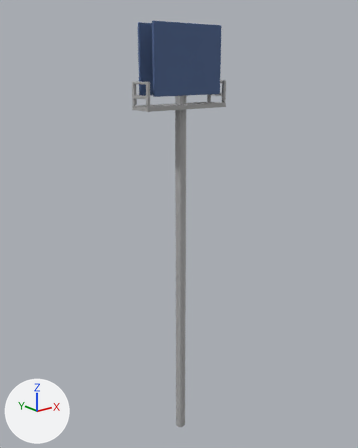
Before and after pictures for a commit that changed the FBX model Assets/Art/Models/Environment/Modular_Kit/SM_BillBoard.fbx.
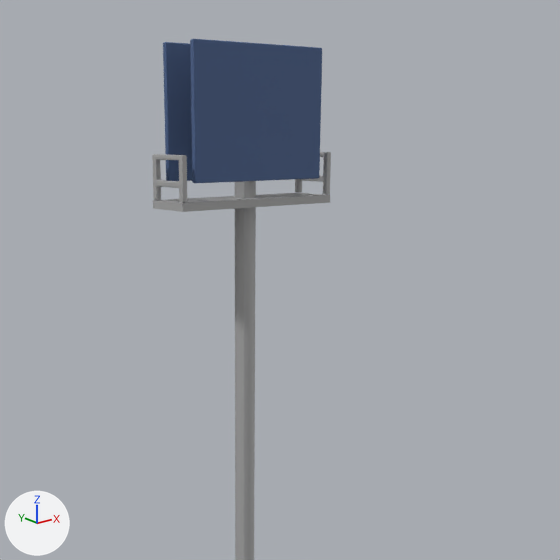
There are two pictures of each version: one whole from a 50 mm lens placed at (-26.6, -27.5, 30.0), pointed at (0.3, 6.1, 16.6), one close up on the part from 14% to 97% of the width and 0% to 66% of the height. The lights are fixed; the arrows at lower left show +X, +Y and +Z. Where no turn or scale is listed for an object, it has been applied to the vertices.

The first close-up shows 'SM_Billboard'.
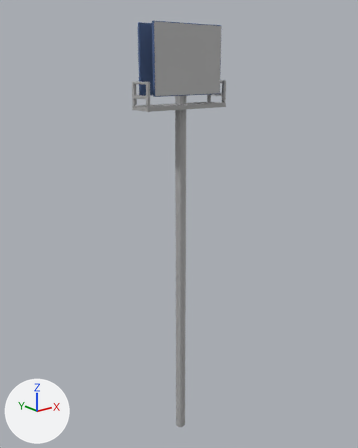
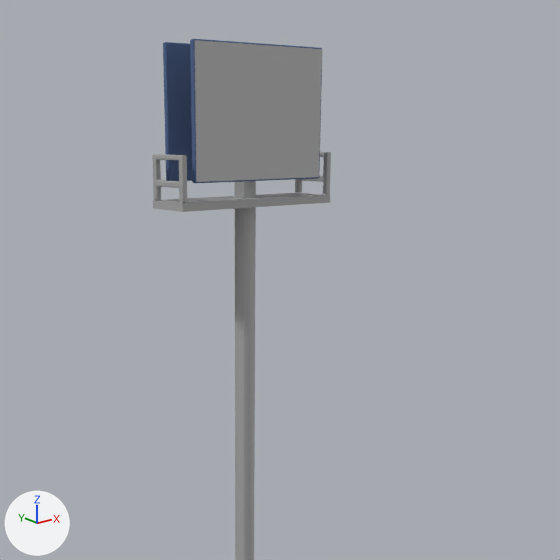
Changed parts and their boxes [x1, y1, x2, y2] in the close-ups (560 x 560 px):
part 1 of me_mesh, recoloured (blue to grey)
    both: [195, 40, 322, 182]

What the commit changed:
Material 'blinn2' (mat_blinn2) is new.
Its base color is (0.5, 0.5, 0.5) (grey #bcbcbc).
Its roughness is 0.749.
me_mesh has 1234 vertices, 1228 faces and spans x -4.1..4.1, y -1.1..1.1, z -4.8..33.2.
me_mesh is used by ob_sm_billboard; location (0.0, 5.48, 0.22).
me_mesh part 1: 2 of the faces centred in x 0.0, y -1.1..1.1, z 30.5 switch from mat_blinn1 (blue #4c638e) to mat_blinn2 (grey #bcbcbc).
